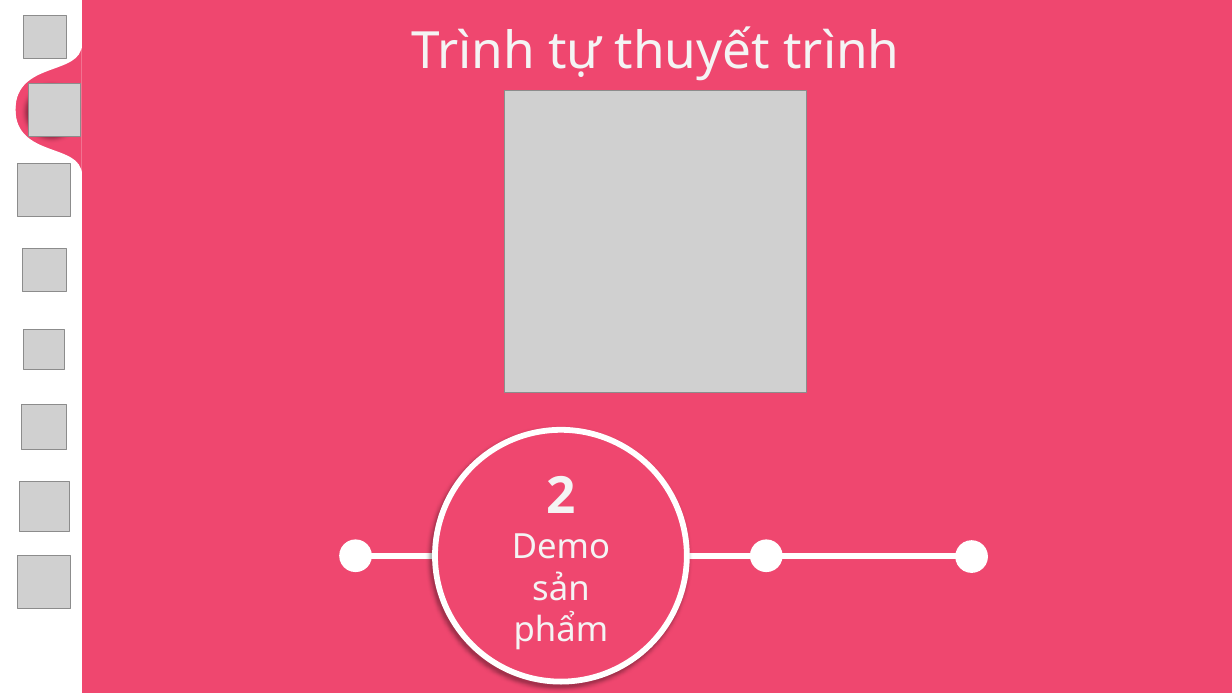
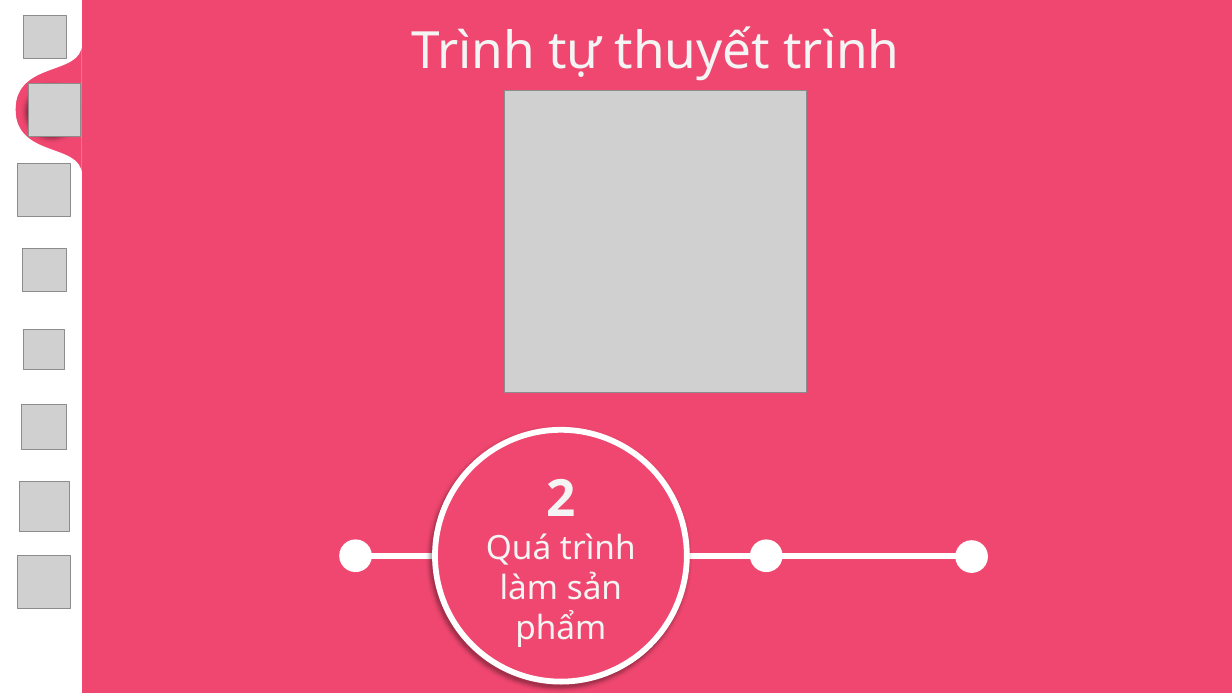
Before and after one commit to MaiNgocChau9/Python-App-A-, a slide deck: slide 5 of SPCK/SPCK.pptx. Drawn at 1232x693 pixels with LibreOffice and Linux fonts; fonts in the diff are those of the drawing; grey boxes stand for pictures; background and template pictures are left out. Boxes give left, top, right and bottom in pixels: in the first picture for what was removed or moved away, otherwise in the second. Text is boxed around its words. In the diff, an @@ line names an element or a change of style, - is before the commit and + after.

```diff
--- a/SPCK/SPCK.pptx
+++ b/SPCK/SPCK.pptx
@@ text in ellipse at bbox=[486, 479, 636, 647]: text changed; size 27 to 26 pt @@
-2
-Demo sản phẩm
+2
+Quá trình làm sản phẩm
```
Also in this commit, not shown: 4 other slides changed, 5 slides added, 1 other file.
